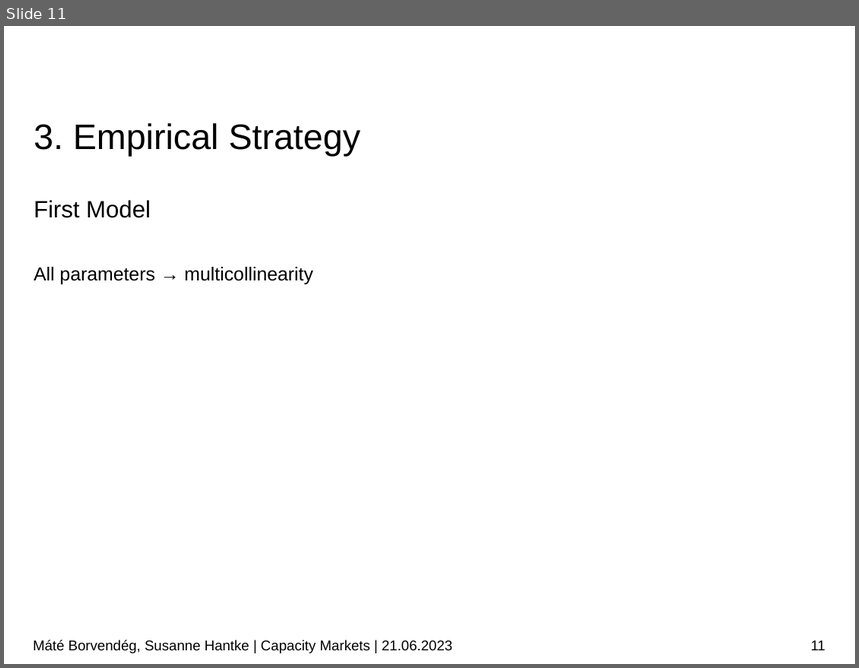
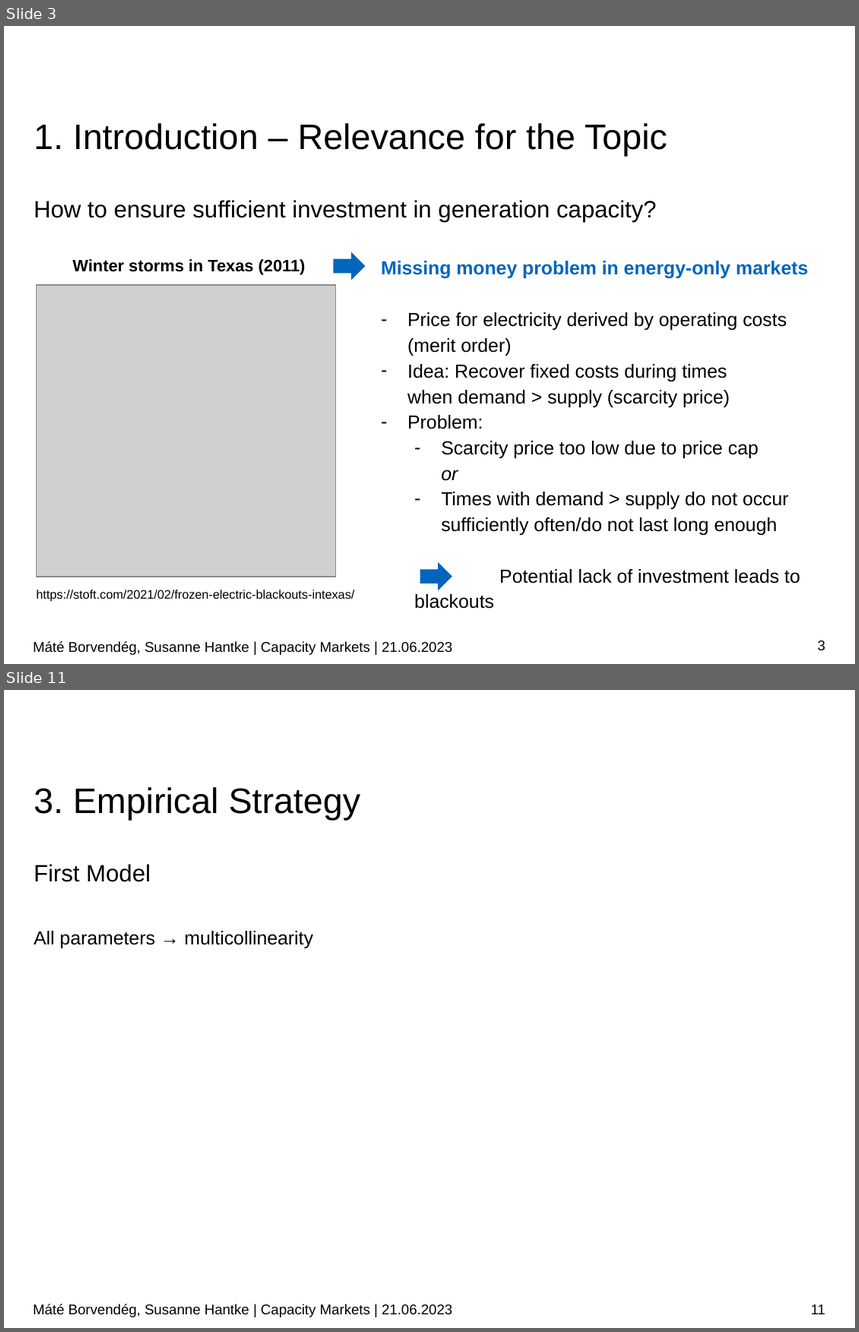
Before and after one commit to borvendegmate/tum_power_system_economics, a slide deck: Final_Presentation_Borvendeg_Hantke.pptx. Shown one above the other, each under a label of ours: slide 11 before the commit, slides 3 and 11 after it; the slides between them are not shown. The pictures are 859x668 and 859x1332 pixels, drawn with LibreOffice and Linux fonts; fonts in the diff are those of the drawing; grey boxes stand for pictures; background and template pictures are left out. Boxes give left, top, right and bottom in pixels: in the first picture for what was removed or moved away, otherwise in the second. Text is boxed around its words. In the diff, an @@ line names an element or a change of style, - is before the commit and + after.

```diff
--- a/Final_Presentation_Borvendeg_Hantke.pptx
+++ b/Final_Presentation_Borvendeg_Hantke.pptx
@@ slide 3 added at (x1=4, y1=26, x2=855, y2=664), background #FFFFFF @@
@@ title added at (x1=34, y1=123, x2=667, y2=156), 30 pt, text #000000 @@
+1. Introduction – Relevance for the Topic
@@ text added at (x1=34, y1=200, x2=657, y2=222), 20 pt, text #000000 @@
+How to ensure sufficient investment in generation capacity?
@@ right arrow added at (x1=333, y1=252, x2=366, y2=281), fill #0065BD @@
@@ text added at (x1=72, y1=259, x2=306, y2=275), 14 pt, text #000000, bold @@
+Winter storms in Texas (2011)
@@ text added at (x1=381, y1=261, x2=808, y2=609), 16 pt, text #000000 @@
+Missing money problem in energy-only markets
+– Price for electricity derived by operating costs (merit order)
+– Idea: Recover fixed costs during times when demand > supply (scarcity price)
+– Problem:
+    – Scarcity price too low due to price cap
+      or
+    – Times with demand > supply do not occur sufficiently often/do not last long enough
+    Potential lack of investment leads to blackouts
@@ picture added at (x1=37, y1=284, x2=336, y2=577) @@
@@ right arrow added at (x1=420, y1=563, x2=452, y2=591), fill #0065BD @@
@@ text added at (x1=36, y1=590, x2=354, y2=602), 10.5 pt, text #000000 @@
+https://stoft.com/2021/02/frozen-electric-blackouts-intexas/
@@ page number added at (x1=818, y1=641, x2=826, y2=651), 12 pt, text #000000 @@
+3
@@ text added at (x1=33, y1=642, x2=452, y2=655), 12 pt, text #000000 @@
+Máté Borvendég, Susanne Hantke | Capacity Markets | 21.06.2023
```
Also in this commit, not shown: 14 slides changed, 2 other slides added.
